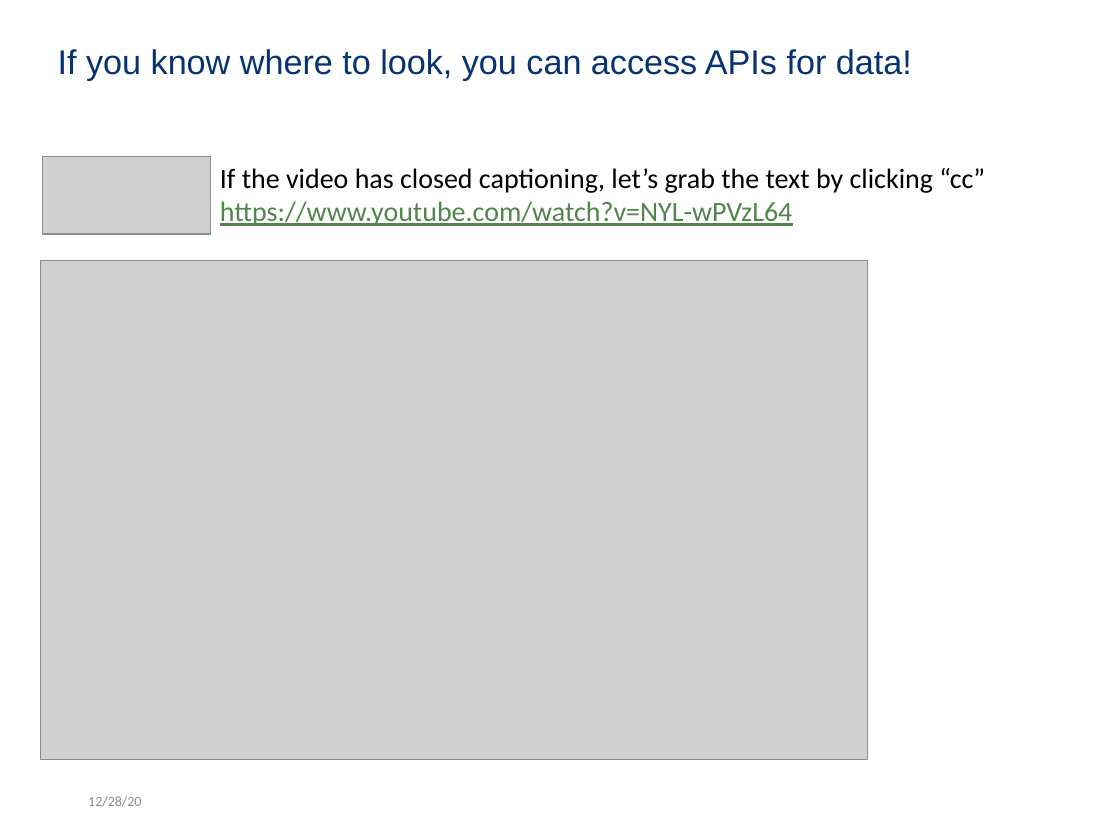
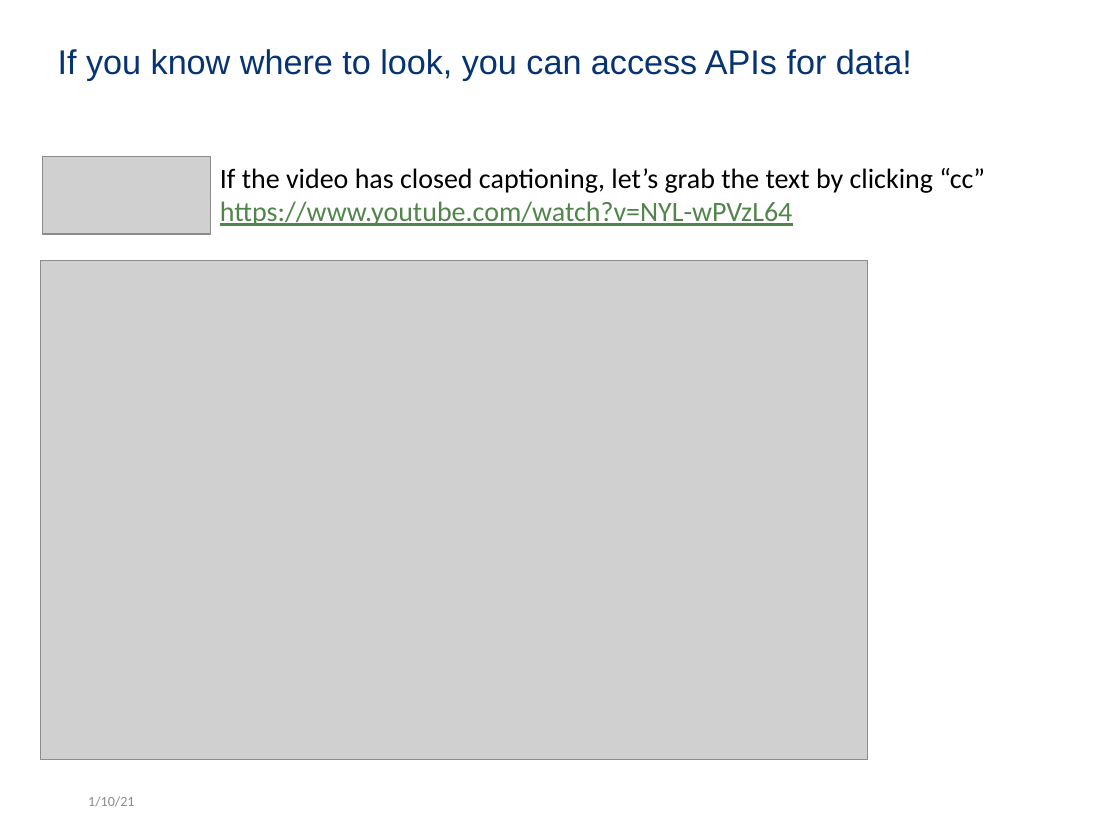
Before and after one commit to kwartler/GSERM_Text_Remote_student, a slide deck: slide 10 of lessons/E_SyntacticParsing_DataSources/D5_live_A_APIs.pptx (slide 9 before the commit). Drawn at 1120x840 pixels with LibreOffice and Linux fonts; fonts in the diff are those of the drawing; grey boxes stand for pictures; background and template pictures are left out. Boxes give left, top, right and bottom in pixels: in the first picture for what was removed or moved away, otherwise in the second. Text is boxed around its words. In the diff, an @@ line names an element or a change of style, - is before the commit and + after.

```diff
--- a/lessons/E_SyntacticParsing_DataSources/D5_live_A_APIs.pptx
+++ b/lessons/E_SyntacticParsing_DataSources/D5_live_A_APIs.pptx
@@ text at [88,796,134,807]: text changed @@
-12/28/20
+1/10/21
```
Also in this commit, not shown: 16 other slides changed, 1 slide added, 1 other file.
